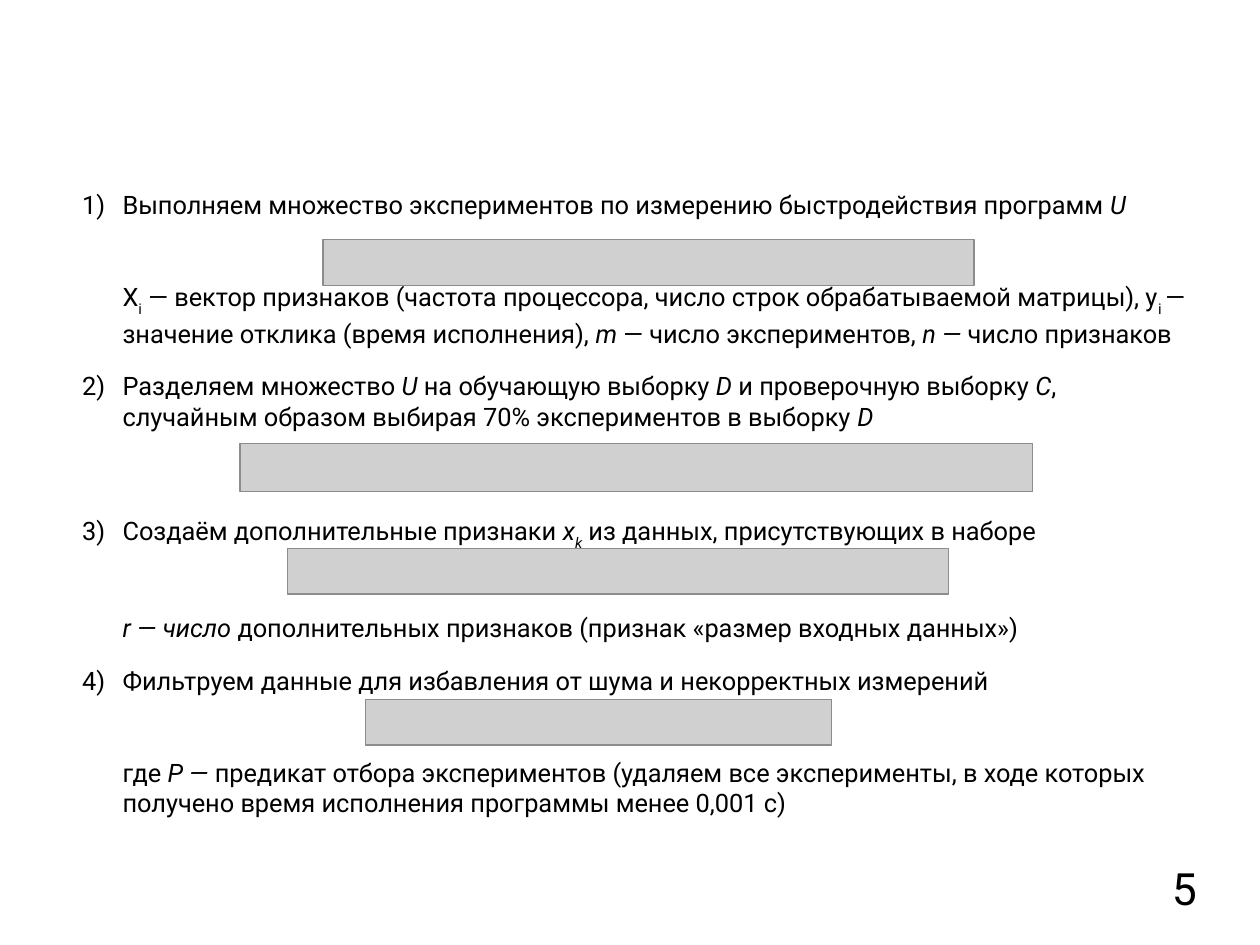
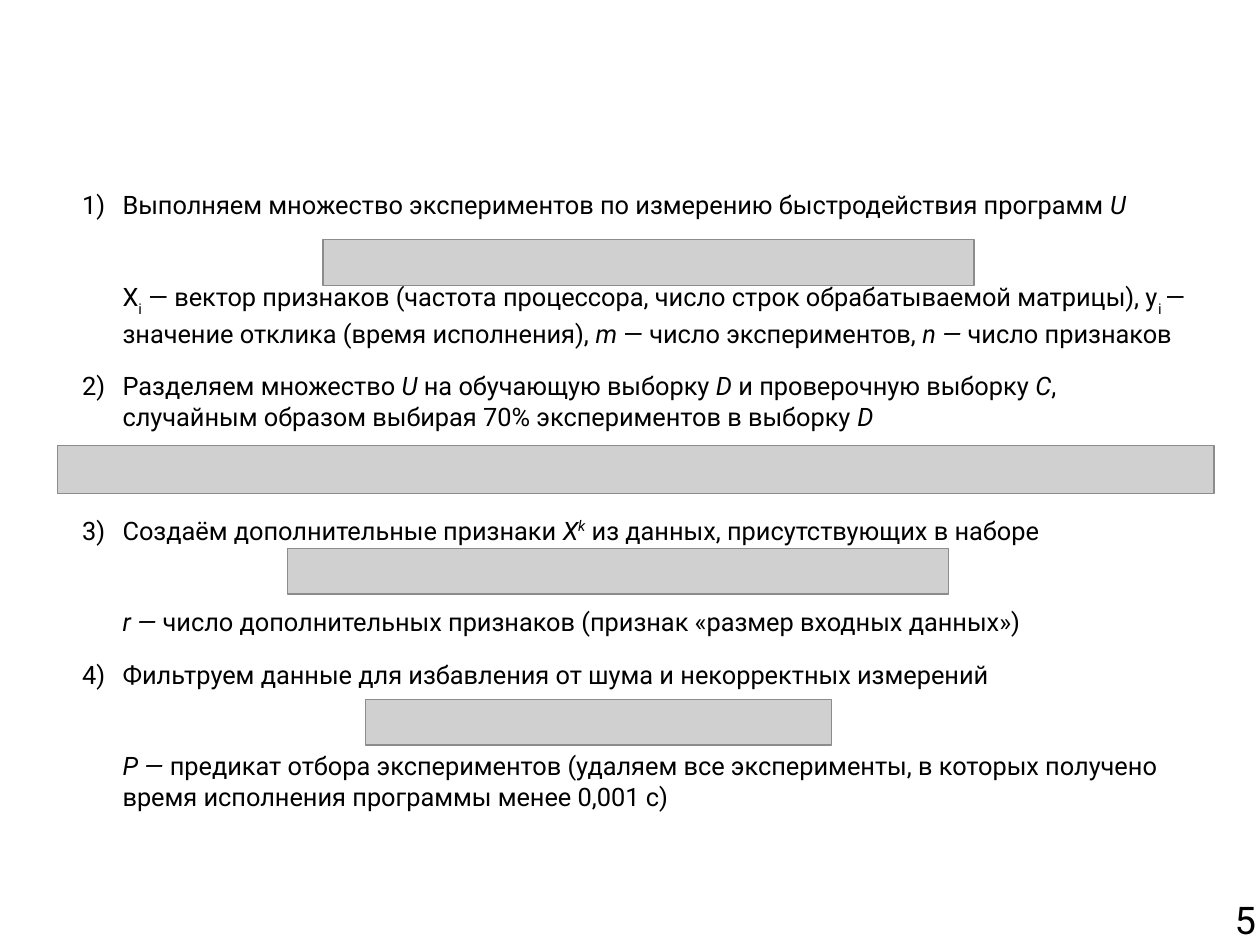
Before and after one commit to mkpankov/adaptor, a slide deck: slide 5 of diploma/defense/brochure.odp. Drawn at 1260x945 pixels with LibreOffice and Linux fonts; fonts in the diff are those of the drawing; grey boxes stand for pictures; background and template pictures are left out. Boxes give left, top, right and bottom in pixels: in the first picture for what was removed or moved away, otherwise in the second. Text is boxed around its words. In the diff, an @@ line names an element or a change of style, - is before the commit and + after.

```diff
--- a/diploma/defense/brochure.odp
+++ b/diploma/defense/brochure.odp
@@ picture: place and size @@
-picture at [240,444,1032,492]
+picture at [57,446,1214,494]
@@ text at [123,520,1157,812]: text changed @@
-3) Создаём дополнительные признаки xk из данных, присутствующих в наборе
-   r — число дополнительных признаков (признак «размер входных данных»)
-4) Фильтруем данные для избавления от шума и некорректных измерений
-   где P — предикат отбора экспериментов (удаляем все эксперименты, в ходе которых получено время исполнения программы менее 0,001 с)
+3) Создаём дополнительные признаки Xk из данных, присутствующих в наборе
+   r — число дополнительных признаков (признак «размер входных данных»)
+4) Фильтруем данные для избавления от шума и некорректных измерений
+   P — предикат отбора экспериментов (удаляем все эксперименты, в которых получено время исполнения программы менее 0,001 с)
@@ page number: place and size @@
-page number at [1172,873,1197,906]
+page number at [1235,907,1256,935]
@@ page number at [1235,907,1256,935]: size 28 to 24 pt @@
```
Also in this commit, not shown: 30 other slides changed, 1 slide removed.
